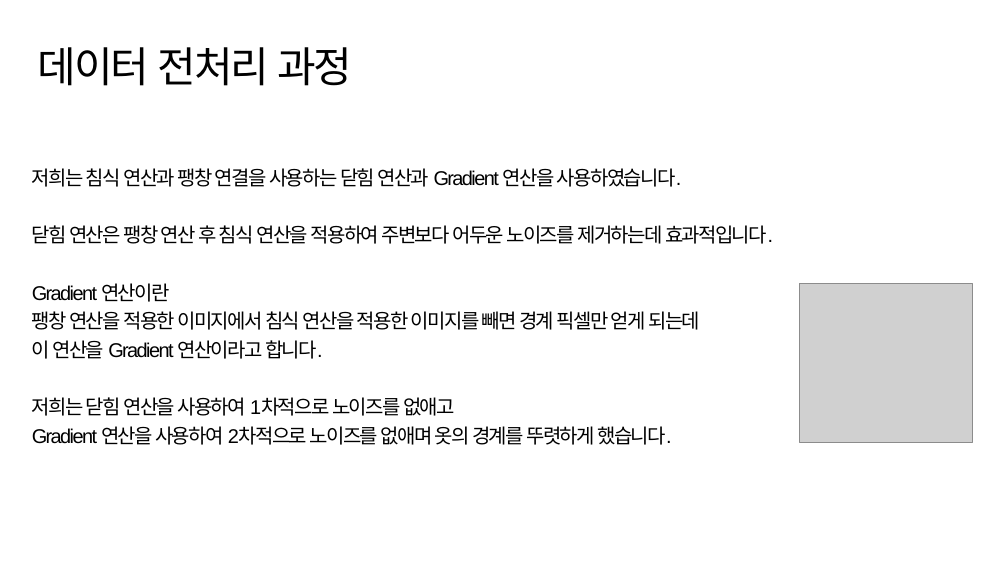
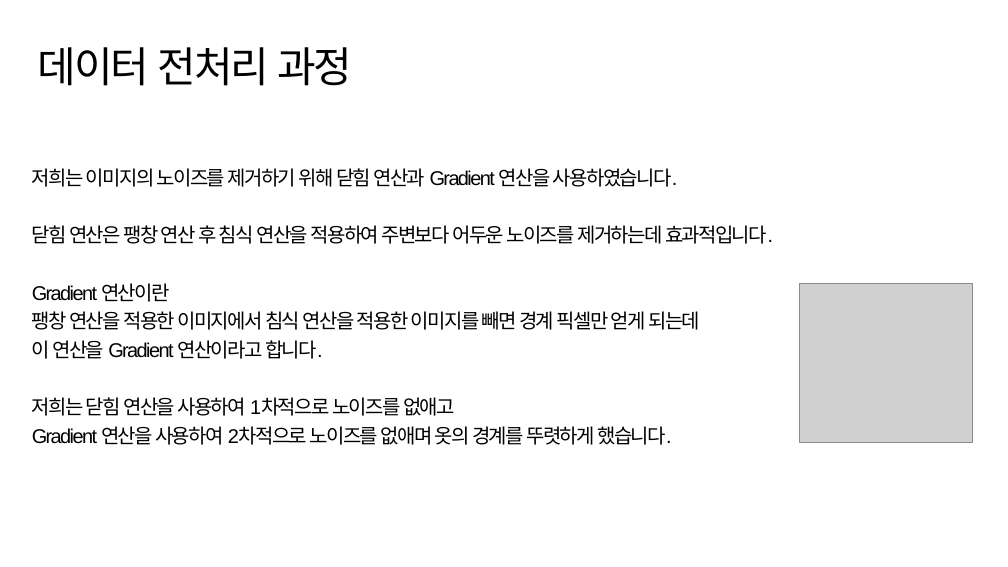
Before and after one commit to suk-6/22-dcc, a slide deck: slide 7 of 춘식이 발표자료.pptx. Drawn at 1008x567 pixels with LibreOffice and Linux fonts; fonts in the diff are those of the drawing; grey boxes stand for pictures; background and template pictures are left out. Boxes give left, top, right and bottom in pixels: in the first picture for what was removed or moved away, otherwise in the second. Text is boxed around its words. In the diff, an @@ line names an element or a change of style, - is before the commit and + after.

```diff
--- a/춘식이 발표자료.pptx
+++ b/춘식이 발표자료.pptx
@@ text at (32,168,677,187): text changed @@
-저희는 침식 연산과 팽창 연결을 사용하는 닫힘 연산과 Gradient 연산을 사용하였습니다.
+저희는 이미지의 노이즈를 제거하기 위해 닫힘 연산과 Gradient 연산을 사용하였습니다.
```
Also in this commit, not shown: 2 other slides changed.
